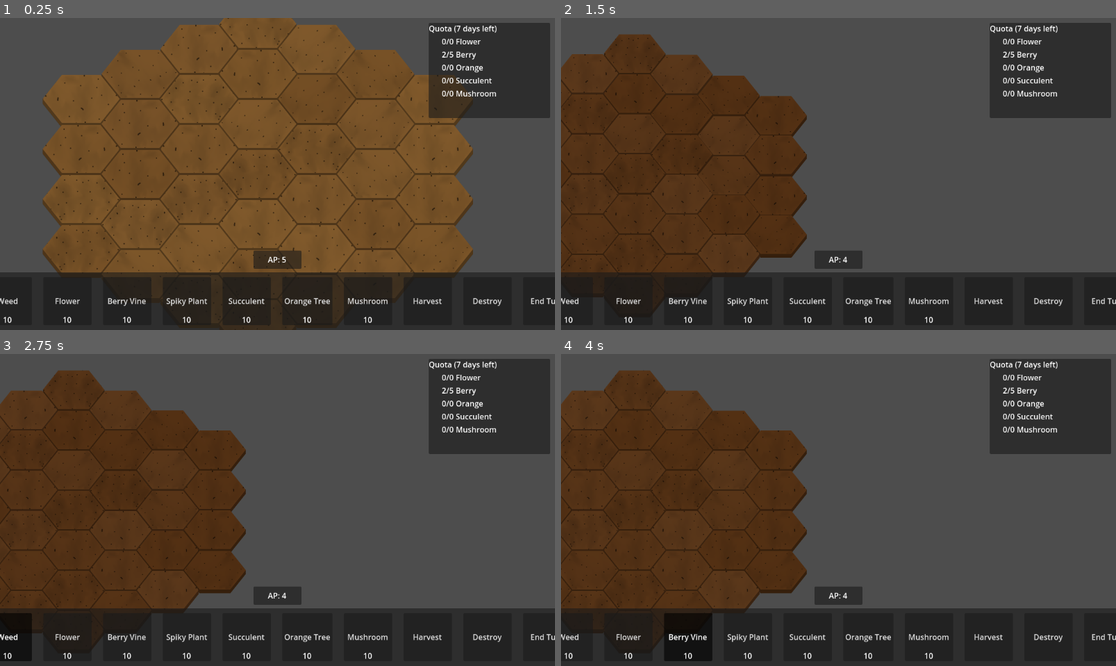
Above: before the commit, frames 1-4 (two rows, left to right).
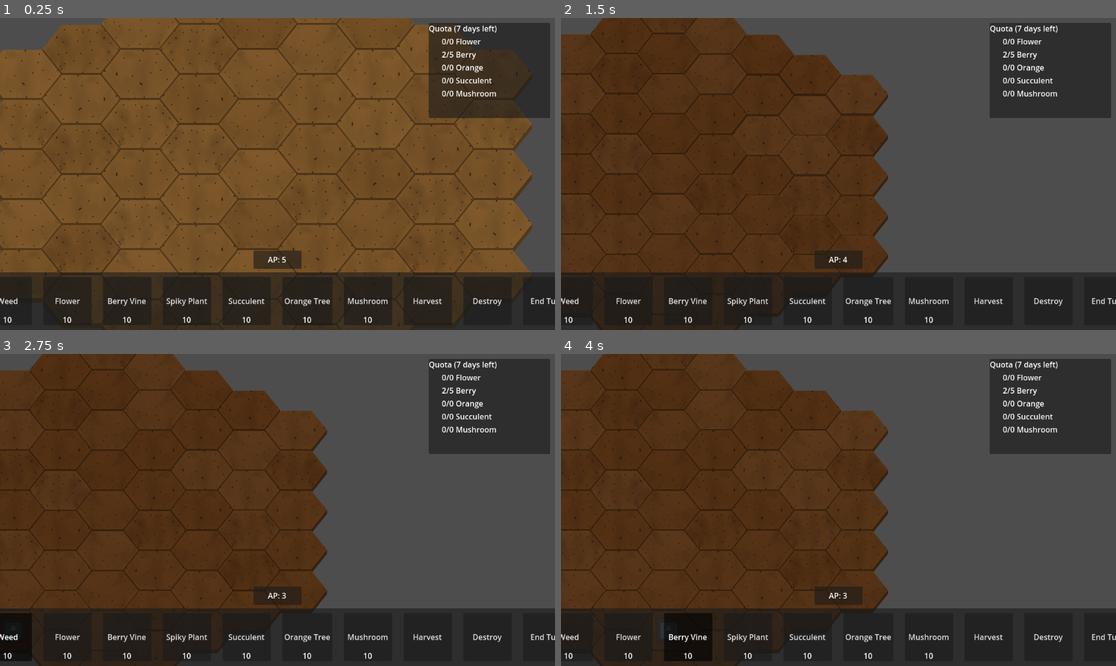
Above: after the commit, the same moments.

Repository: CiaranWoodward/LD54
Game: Godot game, scene res://Level.tscn
Two runs of this game, one before a commit and one after it. Both use one fixed random seed, a clock stepped at 60 frames per second and the inputs below. The engine's default icon, where the game draws it, is replaced by a stand-in: a white triangle on a blue panel in a dark square.
Inputs (mouse positions are in pixels of both pictures, inside the frame that each line leads up to):
- Up to frame 1 (0.25 s): no input
- Up to frame 2 (1.5 s): move the mouse to (960, 158) at 0.52 s; hold Right (ui_right) 0.53-1.25 s; hold Mouse wheel down (zoom_in) 0.53-1.25 s; click (960, 158) at 0.67 s; drag from (727, 189) to (810, 236) at 1.27 s
- Up to frame 3 (2.75 s): click "Weed" at 2 s
- Up to frame 4 (4 s): click "Flower" at 2.75 s; click "Berry Vine" at 3.5 s

The runs differ from the first frame. In frame 1, 18% of the frame differs, in the area x 0-96%, y 0-100%; in frame 2, 17%; in frame 3, 17%; in frame 4, 17%.

Commit message:
Fix camera bounds, grow map

Diff:
--- a/Level.tscn
+++ b/Level.tscn
@@ -28,9 +28,11 @@
 tile_set = SubResource("TileSet_rukn1")
 format = 2
 script = ExtResource("1_5n8ii")
+radius = 4
 
 [node name="PlayerCam" type="Camera2D" parent="."]
 script = ExtResource("2_hoiau")
+MaxPos = Vector2(400, 400)
 
 [node name="HUD" parent="." instance=ExtResource("4_mp570")]
 
--- a/PlayerCam.gd
+++ b/PlayerCam.gd
@@ -55,10 +55,10 @@
 		_bound_level()
 
 func _bound_level():
-	if position.x < 0:
-		position.x = 0
-	if position.y < 0:
-		position.y = 0
+	if position.x < -MaxPos.x:
+		position.x = -MaxPos.x
+	if position.y < -MaxPos.y:
+		position.y = -MaxPos.y
 	if position.x > MaxPos.x:
 		position.x = MaxPos.x
 	if position.y > MaxPos.y:
Not shown: 1 places in Level.tscn that only renumber resources
